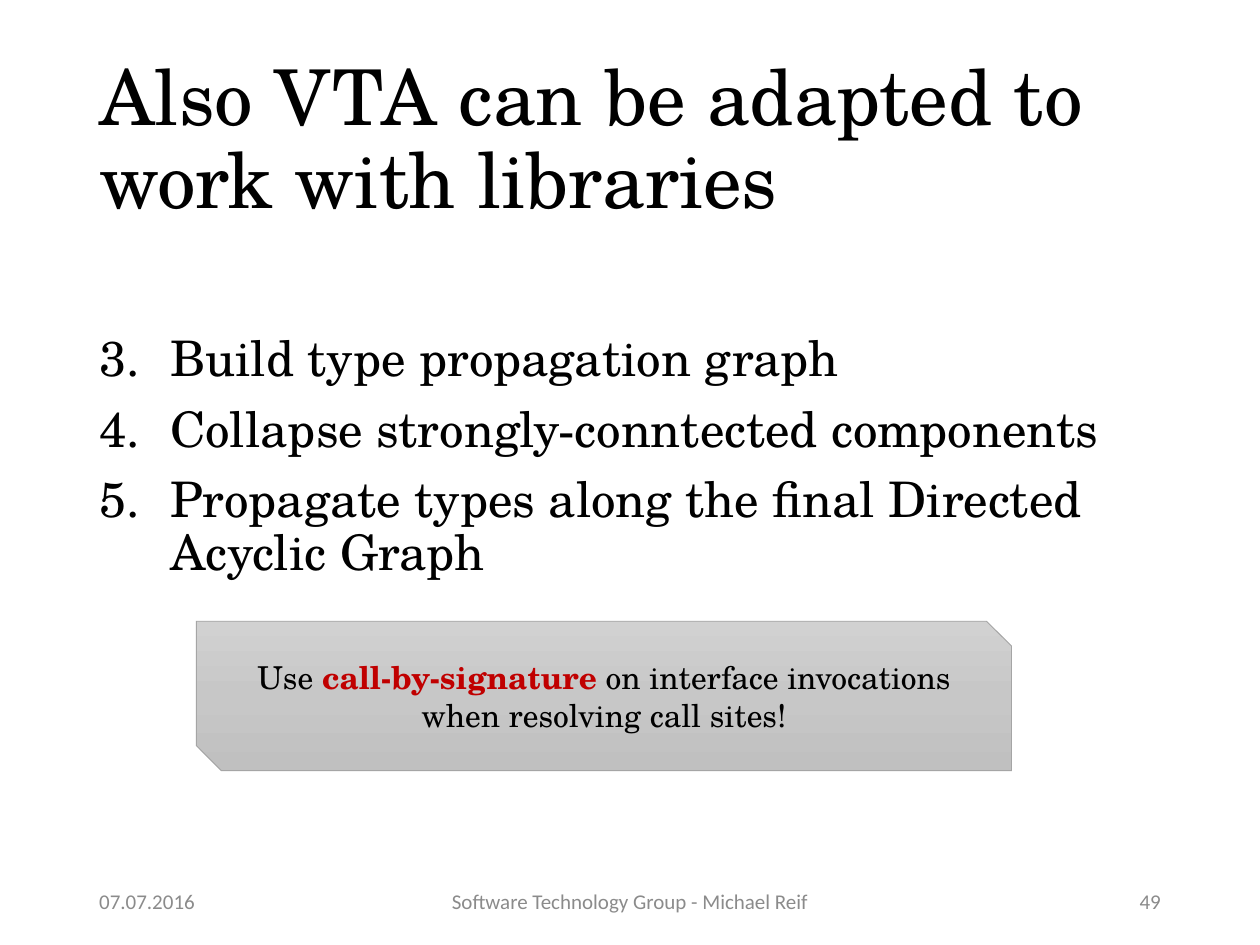
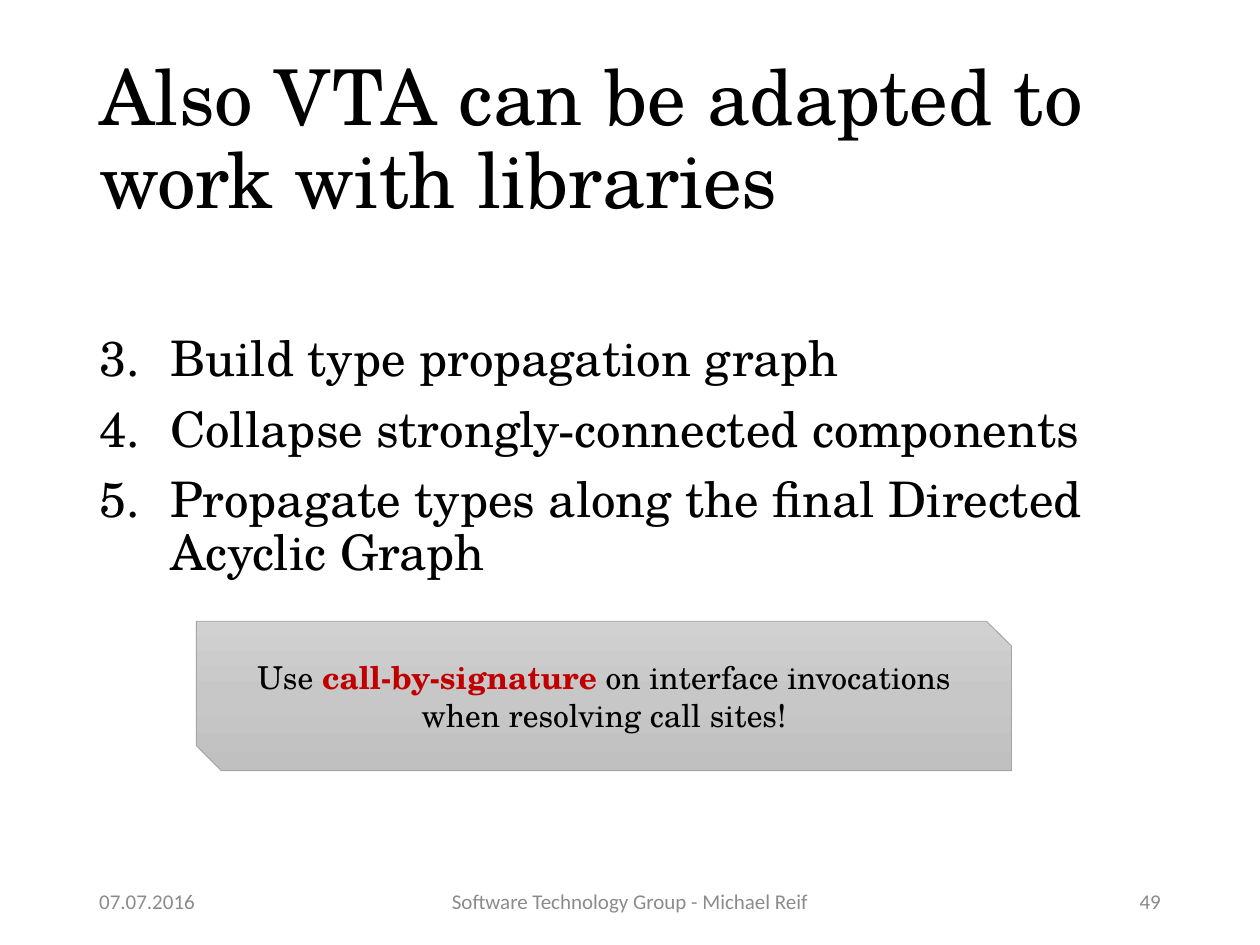
Before and after one commit to stg-tud/apsa, a slide deck: slide 49 of 2016/lecture/APSA-13-LibCG.pptx. Drawn at 1260x945 pixels with LibreOffice and Linux fonts; fonts in the diff are those of the drawing. Boxes give left, top, right and bottom in pixels: in the first picture for what was removed or moved away, otherwise in the second. Text is boxed around its words. In the diff, an @@ line names an element or a change of style, - is before the commit and + after.

```diff
--- a/2016/lecture/APSA-13-LibCG.pptx
+++ b/2016/lecture/APSA-13-LibCG.pptx
@@ text at (170, 411, 1079, 457): text changed @@
-4. Collapse strongly-conntected components
+4. Collapse strongly-connected components
```
Also in this commit, not shown: 5 other slides changed, 1 other file.
